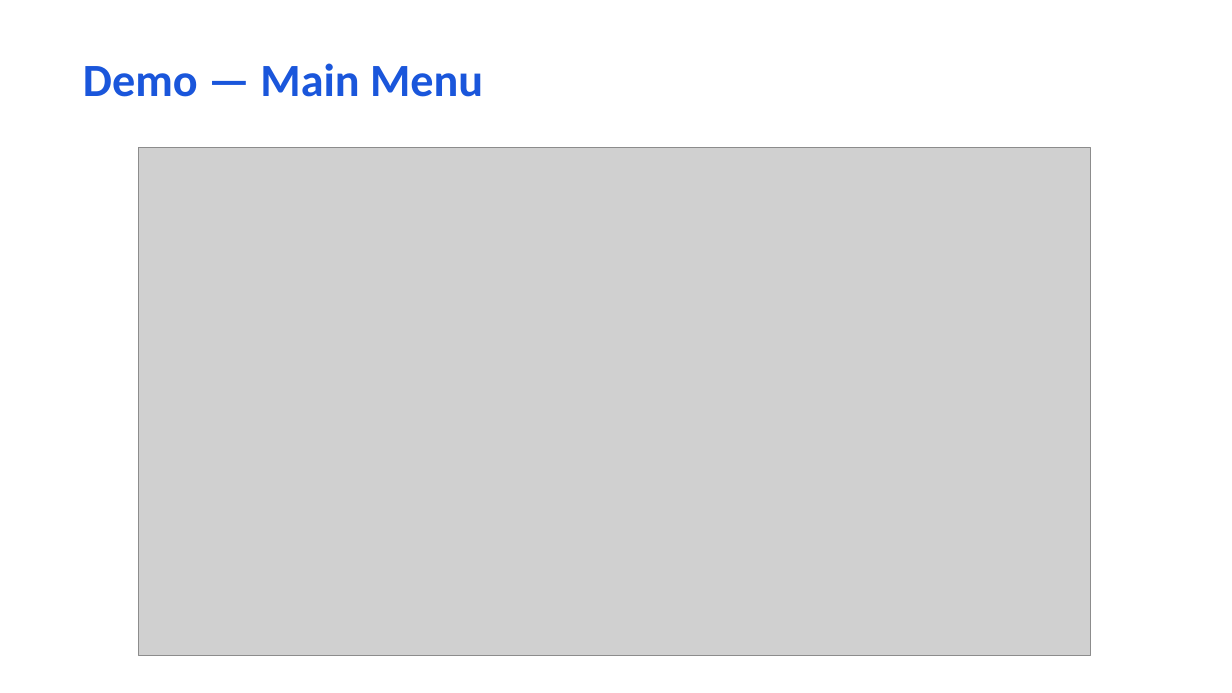
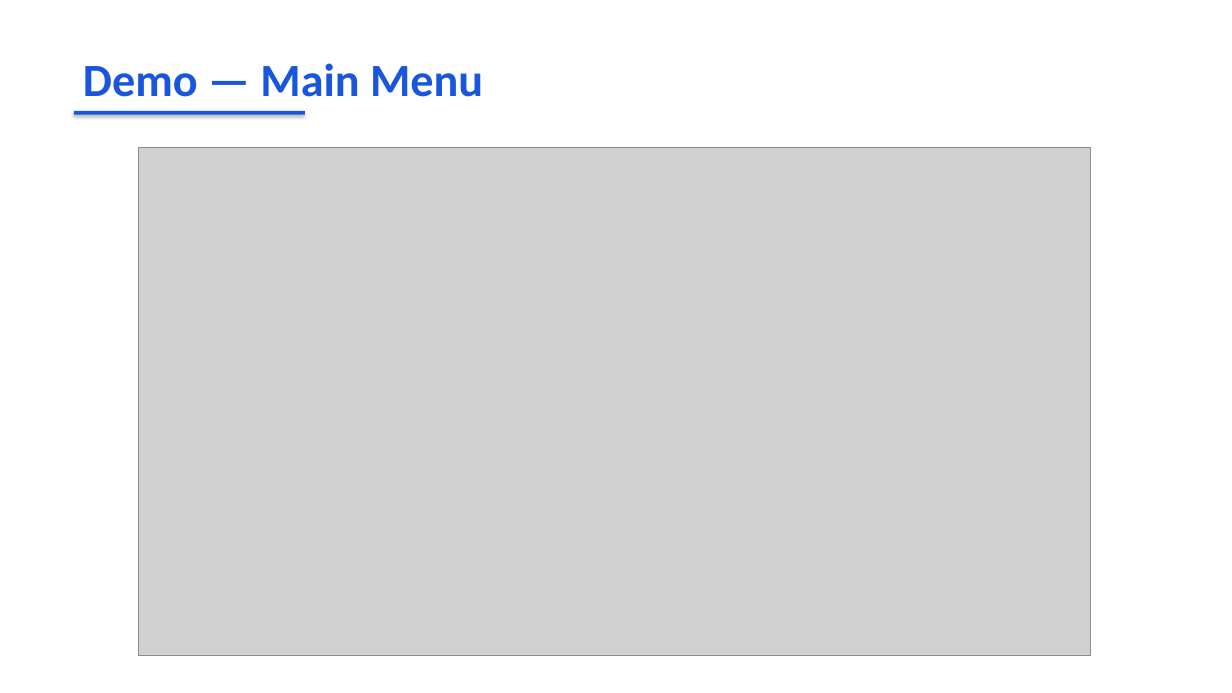
Before and after one commit to Belvah/employees-records-system, a slide deck: slide 9 of Employee_Records_System_Presentation.pptx (slide 8 before the commit). Drawn at 1232x693 pixels with LibreOffice and Linux fonts; fonts in the diff are those of the drawing; grey boxes stand for pictures. Boxes give left, top, right and bottom in pixels: in the first picture for what was removed or moved away, otherwise in the second. Text is boxed around its words. In the diff, an @@ line names an element or a change of style, - is before the commit and + after.

```diff
--- a/Employee_Records_System_Presentation.pptx
+++ b/Employee_Records_System_Presentation.pptx
@@ rectangle added at (x1=74, y1=111, x2=305, y2=115), fill #1A56DB @@
```
Also in this commit, not shown: 10 other slides changed, 5 slides added, 4 slides removed, 8 other files.
